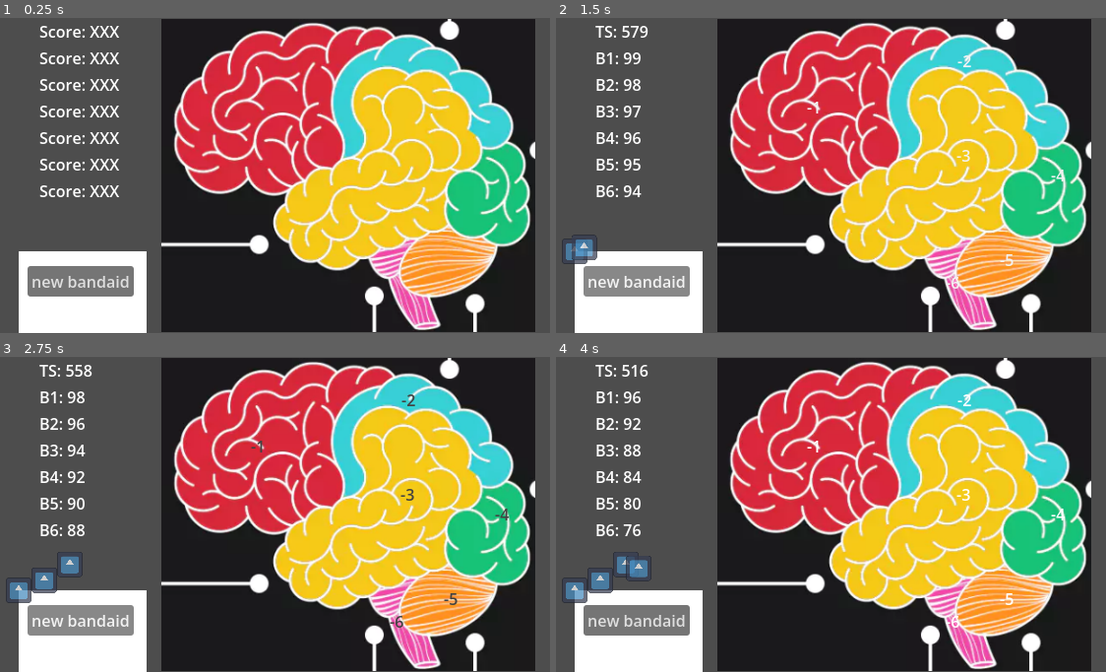
Above: before the commit, frames 1-4 (two rows, left to right).
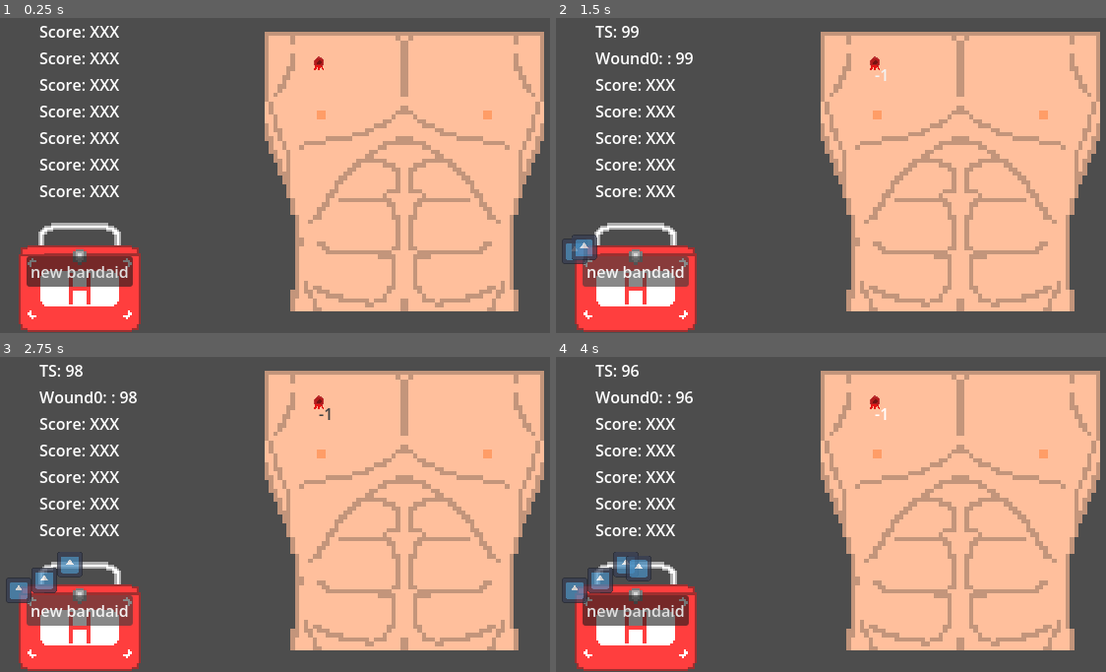
Above: after the commit, the same moments.

Repository: SebastianLRinaldi/DoYouWannaJam2026
Game: Godot game, scene res://root.tscn
Two runs of this game, one before a commit and one after it. Both use one fixed random seed, a clock stepped at 60 frames per second and the inputs below. The engine's default icon, where the game draws it, is replaced by a stand-in: a white triangle on a blue panel in a dark square.
Inputs (mouse positions are in pixels of both pictures, inside the frame that each line leads up to):
- Up to frame 1 (0.25 s): no input
- Up to frame 2 (1.5 s): click "new bandaid" at 0.5 s; click "new bandaid" at 1.25 s
- Up to frame 3 (2.75 s): click "new bandaid" at 2 s
- Up to frame 4 (4 s): move the mouse to (633, 369) at 2.77 s; click (633, 369) at 2.92 s; tap Enter at 3.5 s; move the mouse to (633, 397) at 3.52 s; click (633, 397) at 3.67 s

The runs differ from the first frame. In frame 1, 74% of the frame differs, in the area x 3-99%, y 0-100%; in frame 2, 75%; in frame 3, 75%, in the area x 1-99%, y 0-100%; in frame 4, 75%.

Commit message:
pushing changes

Diff:
--- a/project.godot
+++ b/project.godot
@@ -40,6 +40,7 @@
 
 [rendering]
 
+textures/canvas_textures/default_texture_filter=0
 rendering_device/driver.windows="d3d12"
 renderer/rendering_method="gl_compatibility"
 renderer/rendering_method.mobile="gl_compatibility"
--- a/root.gd
+++ b/root.gd
@@ -1,5 +1,7 @@
 extends Node2D
-@export var zones: Array[BrainZone]
+
+@onready var wounds_container: Node2D = %WoundsContainer
+
 
 @onready var total_score: ScoreLabel = %TotalScore
 
@@ -14,6 +16,8 @@
 @onready var fl_score_6: ScoreLabel = %FLScore6
 
 @onready var eletrode_container: Node2D = %EletrodeContainer
+
+var wounds = []
 
 const ELECTRODE = preload("uid://bx35ptbx7ue23")
 
@@ -32,27 +36,36 @@
 
 # Called when the node enters the scene tree for the first time.
 func _ready() -> void:
-	pass
+	wounds = wounds_container.get_children()
+	print(wounds)
 
 
 func set_engery_by_level(level_key:int):
 	var energy_amounts = config[level_key]
-	for zone_idx in zones.size():
-		zones[zone_idx].calc_engery(energy_amounts[zone_idx])
+	for zone_idx in wounds.size():
+		wounds[zone_idx].calc_engery(energy_amounts[zone_idx])
 
 
 func _on_timer_timeout() -> void:
 	set_engery_by_level(3)
 
-	fl_score.update_score("B1", zones[0].energy)
-	fl_score_2.update_score("B2", zones[1].energy)
-	fl_score_3.update_score("B3", zones[2].energy)
-	fl_score_4.update_score("B4", zones[3].energy)
-	fl_score_5.update_score("B5", zones[4].energy)
-	fl_score_6.update_score("B6", zones[5].energy)
+	var wound_idx = 0
+	for wound in wounds:
+		var wound_name = "Wound" + str(wound_idx) + ": "
+		fl_score.update_score(wound_name, wound.energy)
+		wound_idx += 1
+
+
+
+	#fl_score.update_score("B1", wounds[0].energy)
+	#fl_score_2.update_score("B2", wounds[1].energy)
+	#fl_score_3.update_score("B3", wounds[2].energy)
+	#fl_score_4.update_score("B4", wounds[3].energy)
+	#fl_score_5.update_score("B5", wounds[4].energy)
+	#fl_score_6.update_score("B6", wounds[5].energy)
 
 	var total = 0
-	for zone in zones:
+	for zone in wounds:
 		total += zone.energy
 	total_score.update_score("TS", total)
 
--- a/root.tscn
+++ b/root.tscn
@@ -1,24 +1,41 @@
 [gd_scene format=3 uid="uid://chadviptwb3hu"]
 
 [ext_resource type="Script" uid="uid://c1bj2pb7fxvgj" path="res://root.gd" id="1_jnlp7"]
-[ext_resource type="Texture2D" uid="uid://b8npn0b68pipu" path="res://brain_temp.png" id="1_vvh5c"]
 [ext_resource type="PackedScene" uid="uid://cynmgy21bkq3b" path="res://seb_test/score_label.tscn" id="2_pyidc"]
-[ext_resource type="PackedScene" uid="uid://8o08tf8mnoc7" path="res://seb_test/brain_zone.tscn" id="4_jnlp7"]
-[ext_resource type="PackedScene" uid="uid://3xggxi4t0i6n" path="res://seb_test/floating_score_label.tscn" id="5_jnlp7"]
+[ext_resource type="Texture2D" uid="uid://b5nid733v7hvp" path="res://assets/Torso.png" id="2_vvh5c"]
+[ext_resource type="Texture2D" uid="uid://dpuhph2u7j2qp" path="res://assets/First_Aid_Kit_Closed.png" id="4_28aoi"]
+[ext_resource type="PackedScene" uid="uid://cd7wnykjqodys" path="res://seb_test/wounds/wound_hole.tscn" id="4_l8v81"]
+[ext_resource type="Texture2D" uid="uid://c370cutu1k7nl" path="res://assets/First_Aid_Kit_Open.png" id="5_jnlp7"]
 
-[sub_resource type="AtlasTexture" id="AtlasTexture_jnlp7"]
-atlas = ExtResource("1_vvh5c")
-region = Rect2(288.3191, 99.07451, 396.82977, 331.28192)
+[sub_resource type="SpriteFrames" id="SpriteFrames_vvh5c"]
+animations = [{
+"frames": [{
+"duration": 1.0,
+"texture": ExtResource("4_28aoi")
+}],
+"loop": 1,
+"name": &"close",
+"speed": 5.0
+}, {
+"frames": [{
+"duration": 1.0,
+"texture": ExtResource("5_jnlp7")
+}],
+"loop": 1,
+"name": &"open",
+"speed": 5.0
+}]
 
-[node name="Root" type="Node2D" unique_id=1361942033 node_paths=PackedStringArray("zones")]
+[sub_resource type="Animation" id="Animation_28aoi"]
+resource_name = "open_then_close"
+
+[sub_resource type="AnimationLibrary" id="AnimationLibrary_jnlp7"]
+_data = {
+&"open_then_close": SubResource("Animation_28aoi")
+}
+
+[node name="Root" type="Node2D" unique_id=1361942033]
 script = ExtResource("1_jnlp7")
-zones = [NodePath("BrainZone"), NodePath("BrainZone2"), NodePath("BrainZone3"), NodePath("BrainZone4"), NodePath("BrainZone5"), NodePath("BrainZone6")]
-
-[node name="BrainTemp" type="Sprite2D" parent="." unique_id=922941903]
-position = Vector2(363, 160)
-scale = Vector2(0.95742476, 0.96052337)
-texture = SubResource("AtlasTexture_jnlp7")
-metadata/_edit_lock_ = true
 
 [node name="VBoxContainer" type="VBoxContainer" parent="." unique_id=1658836464]
 offset_left = 49.0
@@ -91,77 +108,43 @@
 autowrap_mode = 0
 vertical_alignment = 1
 
+[node name="Torso" type="Sprite2D" parent="." unique_id=307020280]
+position = Vector2(420, 156)
+scale = Vector2(4.4453115, 4.4453115)
+texture = ExtResource("2_vvh5c")
+
+[node name="WoundsContainer" type="Node2D" parent="." unique_id=1688533613]
+unique_name_in_owner = true
+
+[node name="WoundHole" parent="WoundsContainer" unique_id=3999878 instance=ExtResource("4_l8v81")]
+position = Vector2(333, 46)
+
+[node name="EletrodeContainer" type="Node2D" parent="." unique_id=594074508]
+unique_name_in_owner = true
+position = Vector2(28, 237)
+
+[node name="ColorRect" type="AnimatedSprite2D" parent="EletrodeContainer" unique_id=455077187]
+position = Vector2(62, 38)
+scale = Vector2(2.21875, 2.21875)
+sprite_frames = SubResource("SpriteFrames_vvh5c")
+animation = &"close"
+
+[node name="SpawnBandaidButton" type="Button" parent="EletrodeContainer" unique_id=1051780655]
+unique_name_in_owner = true
+offset_left = 8.0
+offset_top = 5.0
+offset_right = 116.0
+offset_bottom = 36.0
+text = "new bandaid"
+
 [node name="Timer" type="Timer" parent="." unique_id=857581948]
 autostart = true
 
 [node name="Camera2D" type="Camera2D" parent="." unique_id=129266971]
 position = Vector2(320, 160)
 
-[node name="EletrodeContainer" type="Node2D" parent="." unique_id=594074508]
-unique_name_in_owner = true
-position = Vector2(28, 237)
+[node name="AnimationPlayer" type="AnimationPlayer" parent="." unique_id=1776821148]
+libraries/ = SubResource("AnimationLibrary_jnlp7")
 
-[node name="ColorRect" type="ColorRect" parent="EletrodeContainer" unique_id=2001571162]
-offset_right = 130.0
-offset_bottom = 130.0
-mouse_filter = 2
-
-[node name="SpawnBandaidButton" type="Button" parent="EletrodeContainer/ColorRect" unique_id=1051780655]
-unique_name_in_owner = true
-layout_mode = 0
-offset_left = 9.0
-offset_top = 15.0
-offset_right = 117.0
-offset_bottom = 46.0
-text = "new bandaid"
-
-[node name="BrainZone" parent="." unique_id=3999878 instance=ExtResource("4_jnlp7")]
-
-[node name="FloatingScoreLabel" parent="BrainZone" unique_id=168567885 instance=ExtResource("5_jnlp7")]
-position = Vector2(264, 79)
-
-[node name="CollisionPolygon2D" type="CollisionPolygon2D" parent="BrainZone" unique_id=1533514274]
-polygon = PackedVector2Array(342, 82, 344, 61, 354, 48, 370, 34, 392, 25, 403, 20, 384, 16, 350, 17, 328, 14, 268, 21, 225, 49, 203, 74, 194, 103, 191, 137, 204, 156, 226, 169, 261, 157, 283, 173, 305, 168, 323, 150, 346, 142, 353, 123, 343, 101)
-
-[node name="BrainZone2" parent="." unique_id=1432211447 instance=ExtResource("4_jnlp7")]
-
-[node name="FloatingScoreLabel" parent="BrainZone2" unique_id=82999669 instance=ExtResource("5_jnlp7")]
-position = Vector2(417, 32)
-
-[node name="CollisionPolygon2D" type="CollisionPolygon2D" parent="BrainZone2" unique_id=892175859]
-polygon = PackedVector2Array(361, 139, 360, 123, 356, 110, 351, 100, 350, 82, 360, 55, 382, 37, 402, 29, 426, 23, 452, 35, 469, 47, 480, 58, 496, 63, 503, 81, 514, 94, 523, 104, 523, 117, 513, 128, 500, 124, 489, 111, 491, 89, 473, 71, 465, 59, 448, 50, 425, 54, 410, 47, 383, 50, 373, 60, 366, 73, 363, 87, 369, 105, 375, 116, 376, 128, 370, 135)
-
-[node name="BrainZone3" parent="." unique_id=1264638005 instance=ExtResource("4_jnlp7")]
-
-[node name="FloatingScoreLabel" parent="BrainZone3" unique_id=350827634 instance=ExtResource("5_jnlp7")]
-position = Vector2(416, 128)
-
-[node name="CollisionPolygon2D" type="CollisionPolygon2D" parent="BrainZone3" unique_id=904604151]
-polygon = PackedVector2Array(389, 60, 403, 55, 419, 65, 443, 57, 463, 73, 478, 89, 480, 111, 490, 126, 489, 141, 481, 150, 462, 159, 457, 173, 456, 192, 458, 207, 448, 212, 434, 220, 417, 218, 410, 228, 396, 228, 384, 238, 366, 240, 361, 248, 346, 251, 333, 240, 318, 242, 308, 228, 297, 219, 293, 205, 298, 194, 308, 176, 318, 169, 329, 162, 340, 157, 353, 155, 361, 148, 373, 149, 381, 134, 385, 111, 376, 102, 372, 84, 374, 73, 380, 67)
-
-[node name="BrainZone4" parent="." unique_id=628636662 instance=ExtResource("4_jnlp7")]
-
-[node name="FloatingScoreLabel" parent="BrainZone4" unique_id=690667430 instance=ExtResource("5_jnlp7")]
-position = Vector2(512, 148)
-
-[node name="CollisionPolygon2D" type="CollisionPolygon2D" parent="BrainZone4" unique_id=1208704948]
-polygon = PackedVector2Array(502, 135, 517, 135, 523, 129, 535, 138, 537, 149, 535, 159, 539, 169, 542, 181, 539, 189, 543, 197, 542, 208, 536, 220, 525, 226, 511, 226, 501, 217, 489, 218, 476, 213, 468, 204, 465, 194, 466, 181, 468, 170, 476, 161, 486, 158, 494, 152, 499, 144)
-
-[node name="BrainZone5" parent="." unique_id=563041018 instance=ExtResource("4_jnlp7")]
-
-[node name="FloatingScoreLabel" parent="BrainZone5" unique_id=638343944 instance=ExtResource("5_jnlp7")]
-position = Vector2(460, 234)
-
-[node name="CollisionPolygon2D" type="CollisionPolygon2D" parent="BrainZone5" unique_id=1828832147]
-polygon = PackedVector2Array(465, 213, 455, 222, 442, 225, 432, 234, 423, 247, 421, 260, 423, 270, 434, 276, 451, 279, 467, 276, 481, 270, 490, 263, 500, 252, 506, 240, 506, 232, 498, 225, 484, 226, 471, 223)
-
-[node name="BrainZone6" parent="." unique_id=1346384142 instance=ExtResource("4_jnlp7")]
-
-[node name="FloatingScoreLabel" parent="BrainZone6" unique_id=185703607 instance=ExtResource("5_jnlp7")]
-position = Vector2(405, 257)
-
-[node name="CollisionPolygon2D" type="CollisionPolygon2D" parent="BrainZone6" unique_id=589757669]
-polygon = PackedVector2Array(426, 228, 420, 235, 414, 245, 411, 257, 413, 267, 422, 279, 435, 283, 443, 286, 447, 298, 452, 310, 442, 313, 432, 311, 424, 301, 416, 289, 409, 272, 405, 264, 397, 260, 390, 251, 386, 244, 397, 237, 407, 237, 417, 233, 423, 227)
-
+[connection signal="pressed" from="EletrodeContainer/SpawnBandaidButton" to="." method="_on_spawn_bandaid_button_pressed"]
 [connection signal="timeout" from="Timer" to="." method="_on_timer_timeout"]
-[connection signal="pressed" from="EletrodeContainer/ColorRect/SpawnBandaidButton" to="." method="_on_spawn_bandaid_button_pressed"]
--- a/seb_test/brain_zone.tscn
+++ b/seb_test/brain_zone.tscn
@@ -1,9 +1,27 @@
 [gd_scene format=3 uid="uid://8o08tf8mnoc7"]
 
-[ext_resource type="Script" uid="uid://wt5e3vc414mk" path="res://seb_test/brain_zone.gd" id="1_sr5a5"]
+[ext_resource type="Script" uid="uid://wt5e3vc414mk" path="res://seb_test/wounds/wound_zone.gd" id="1_sr5a5"]
+[ext_resource type="PackedScene" uid="uid://3xggxi4t0i6n" path="res://seb_test/floating_score_label.tscn" id="2_w7syh"]
+[ext_resource type="Texture2D" uid="uid://bbju31yy6c58e" path="res://assets/bullet_wounds.png" id="3_firkl"]
 
-[node name="BrainZone" type="Area2D" unique_id=3999878]
+[sub_resource type="CircleShape2D" id="CircleShape2D_gx3r7"]
+radius = 6.0
+
+[sub_resource type="AtlasTexture" id="AtlasTexture_gx3r7"]
+atlas = ExtResource("3_firkl")
+region = Rect2(28, 19, 10, 15)
+
+[node name="wound_hole" type="Area2D" unique_id=3999878]
 script = ExtResource("1_sr5a5")
+
+[node name="CollisionShape2D" type="CollisionShape2D" parent="." unique_id=769392061]
+position = Vector2(0, -2)
+shape = SubResource("CircleShape2D_gx3r7")
+
+[node name="Sprite2D" type="Sprite2D" parent="." unique_id=190548109]
+texture = SubResource("AtlasTexture_gx3r7")
+
+[node name="FloatingScoreLabel" parent="Sprite2D" unique_id=168567885 instance=ExtResource("2_w7syh")]
 
 [connection signal="area_entered" from="." to="." method="_on_area_entered"]
 [connection signal="area_exited" from="." to="." method="_on_area_exited"]
--- /dev/null
+++ b/seb_test/wounds/wound_hole.tscn
@@ -0,0 +1,28 @@
+[gd_scene format=3 uid="uid://cd7wnykjqodys"]
+
+[ext_resource type="Script" uid="uid://wt5e3vc414mk" path="res://seb_test/wounds/wound_zone.gd" id="1_esjdv"]
+[ext_resource type="PackedScene" uid="uid://3xggxi4t0i6n" path="res://seb_test/floating_score_label.tscn" id="2_p3rgs"]
+[ext_resource type="Texture2D" uid="uid://bbju31yy6c58e" path="res://assets/bullet_wounds.png" id="2_sqw2b"]
+
+[sub_resource type="CircleShape2D" id="CircleShape2D_sqw2b"]
+
+[sub_resource type="AtlasTexture" id="AtlasTexture_iwwrv"]
+atlas = ExtResource("2_sqw2b")
+region = Rect2(28, 19, 10, 15)
+
+[node name="WoundHole" type="Area2D" unique_id=3999878]
+script = ExtResource("1_esjdv")
+
+[node name="CollisionShape2D" type="CollisionShape2D" parent="." unique_id=766022042]
+shape = SubResource("CircleShape2D_sqw2b")
+
+[node name="Sprite2D" type="Sprite2D" parent="." unique_id=2005826290]
+texture = SubResource("AtlasTexture_iwwrv")
+
+[node name="FloatingScoreLabel" parent="Sprite2D" unique_id=168567885 instance=ExtResource("2_p3rgs")]
+unique_name_in_owner = true
+
+[connection signal="area_entered" from="." to="." method="_on_area_entered"]
+[connection signal="area_exited" from="." to="." method="_on_area_exited"]
+[connection signal="body_entered" from="." to="." method="_on_body_entered"]
+[connection signal="body_exited" from="." to="." method="_on_body_exited"]
--- a/seb_test/brain_zone.gd
+++ b/seb_test/wounds/wound_zone.gd
@@ -1,7 +1,7 @@
-class_name BrainZone
+class_name WoundZone
 extends Area2D
 
-@onready var floating_score_label: FloatingScoreLabel = $FloatingScoreLabel
+@onready var floating_score_label: FloatingScoreLabel = %FloatingScoreLabel
 
 
 var energy = 100
